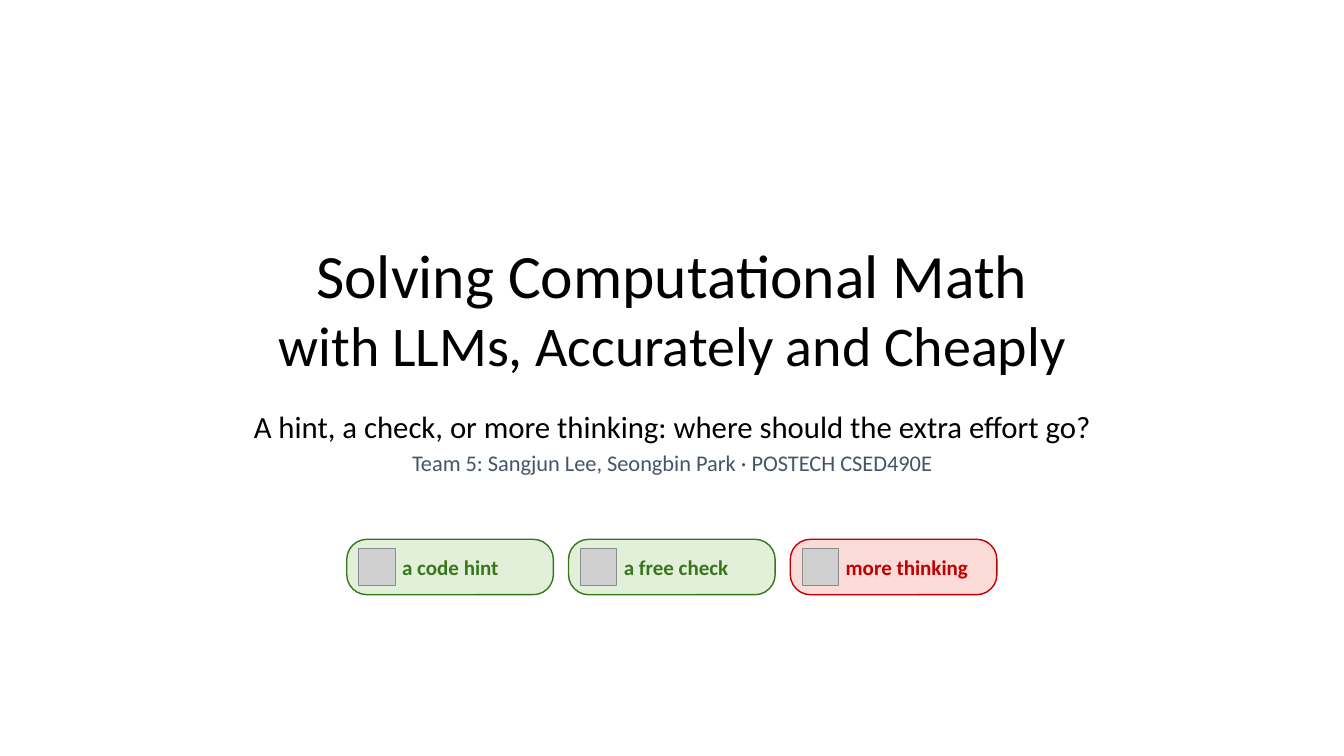
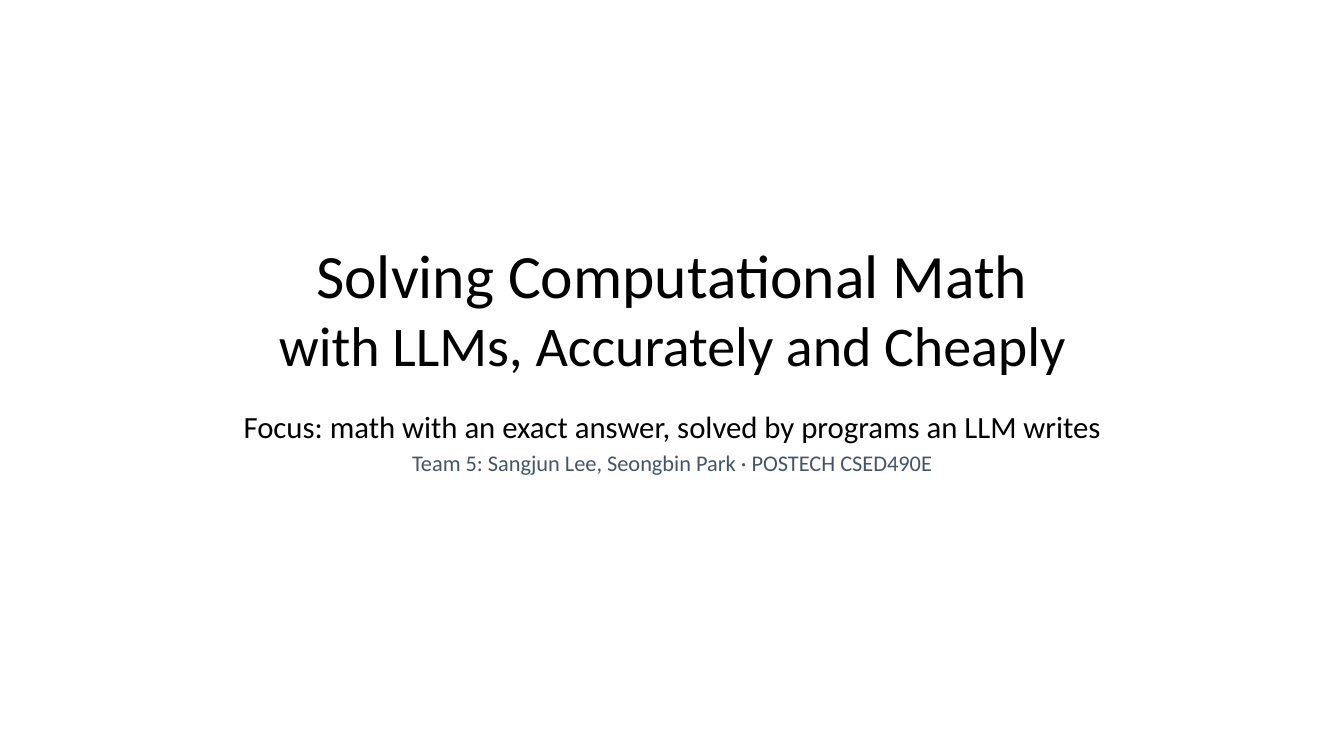
Before and after one commit to dlwns147/CSED490E_Project_Team5, a slide deck: slide 1 of Proposal_Team5.pptx. Drawn at 1344x756 pixels with LibreOffice and Linux fonts; fonts in the diff are those of the drawing; grey boxes stand for pictures. Boxes give left, top, right and bottom in pixels: in the first picture for what was removed or moved away, otherwise in the second. Text is boxed around its words. In the diff, an @@ line names an element or a change of style, - is before the commit and + after.

```diff
--- a/Proposal_Team5.pptx
+++ b/Proposal_Team5.pptx
@@ text at <box>244,416,1100,444</box>: text changed @@
-A hint, a check, or more thinking: where should the extra effort go?
+Focus: math with an exact answer, solved by programs an LLM writes
@@ rounded rectangle removed at <box>347,539,554,595</box> @@
@@ rounded rectangle removed at <box>569,539,775,595</box> @@
@@ rounded rectangle removed at <box>790,539,997,595</box> @@
@@ picture removed at <box>359,549,395,586</box> @@
@@ text removed at <box>402,560,499,575</box> @@
-a code hint
@@ picture removed at <box>581,549,617,586</box> @@
@@ text removed at <box>624,560,728,575</box> @@
-a free check
@@ picture removed at <box>803,549,839,586</box> @@
@@ text removed at <box>846,560,968,579</box> @@
-more thinking
```
Also in this commit, not shown: 3 other files.
